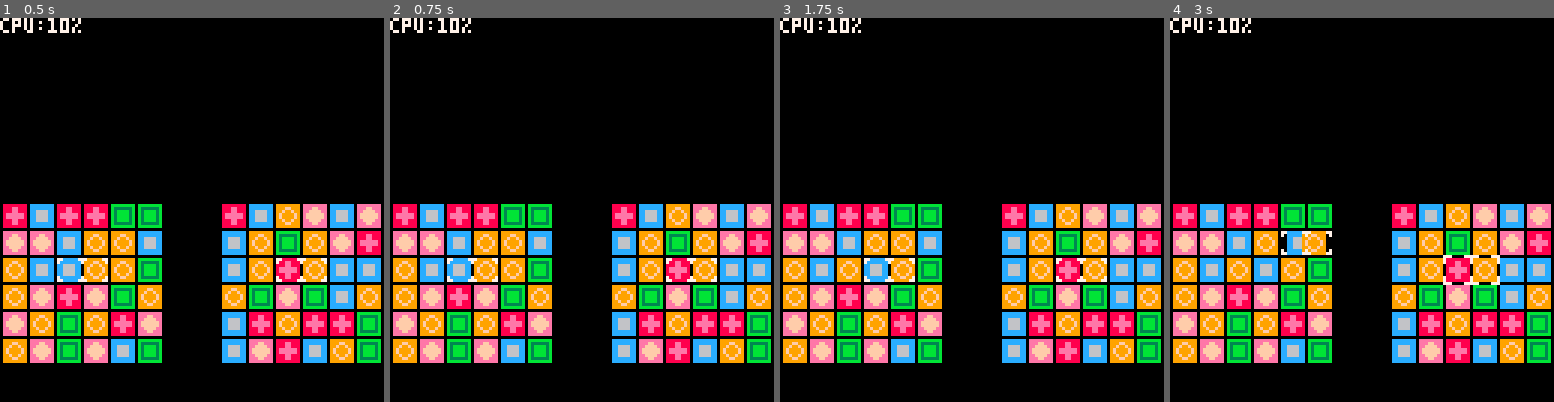
Above: before the commit, frames 1-4 (left to right).
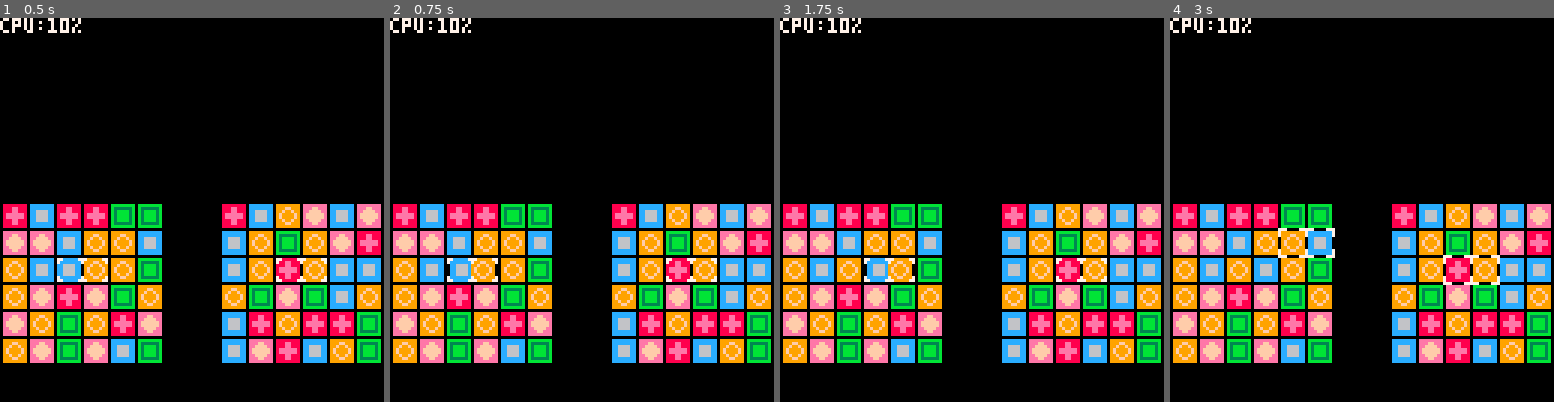
Above: after the commit, the same moments.

Repository: stevelavietes/pico8carts
Game: PICO-8 cartridge pa.p8
Two runs of this game, one before a commit and one after it. Both use one fixed random seed, a clock stepped at 60 frames per second and the inputs below.
Inputs:
- Up to frame 1 (0.5 s): no input
- Up to frame 2 (0.75 s): tap O (Z key) at 0.7 s
- Up to frame 3 (1.75 s): hold Right from 1.6 s (still down); tap O (Z key) at 1.7 s
- Up to frame 4 (3 s): release Right at 2.1 s; tap O (Z key) at 2.1, 2.5, 2.9 s; hold Up 2.15-2.42 s; hold Right from 2.47 s (still down)

Frame 1 is identical in both runs. In frame 2, 0.2% of the frame differs, in the area x 14-29%, y 63-68%; in frame 3, 0.2%; in frame 4, 1.0%, in the area x 28-43%, y 54-63%.

Commit message:
snappier swap animation

Diff:
--- a/pa.p8
+++ b/pa.p8
@@ -124,7 +124,7 @@
    end
 
    if t.s then
-    if elapsed(t.s) > 2 then
+    if elapsed(t.s) > 1 then
      local t2 = r[w+1]
      r[w] = t2
      r[w+1] = t
@@ -194,7 +194,7 @@
    local s = r[w].t
 
    if r[w].s then
-    pushc(-r[w].ss*elapsed(r[w].s),0)
+    pushc(-r[w].ss*(elapsed(r[w].s)+1),0)
    end
 
    if s > 0 then
